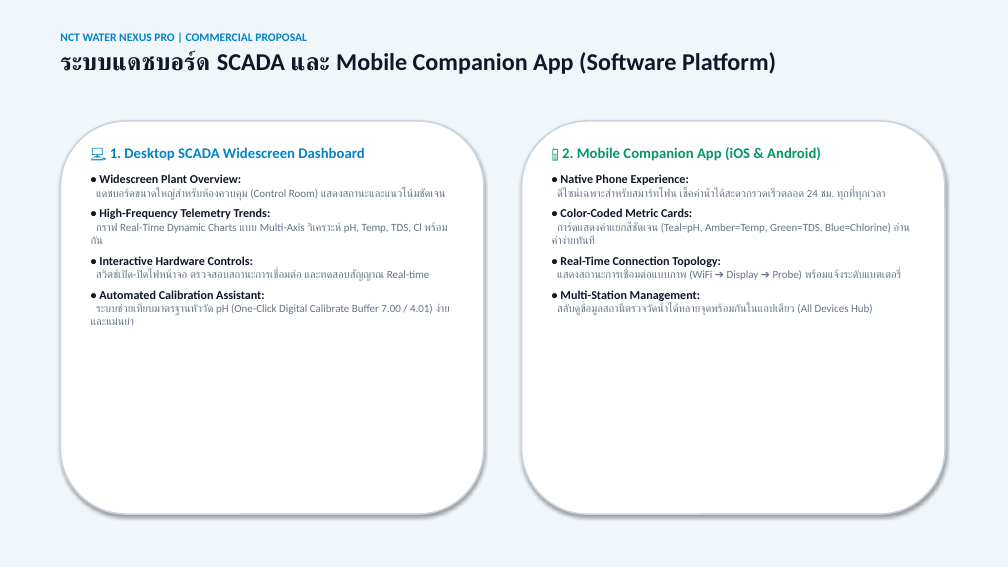
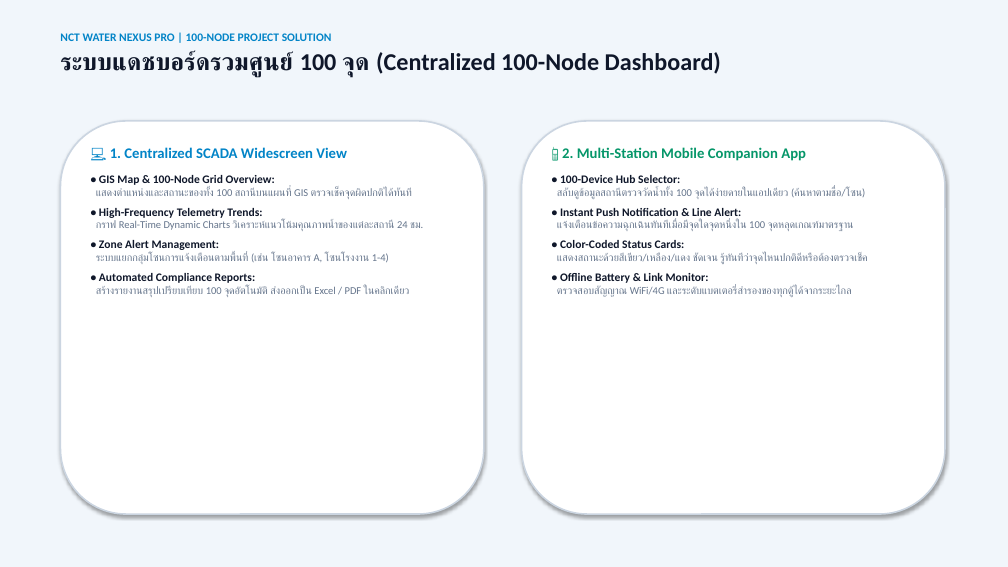
Before and after one commit to WoobWarb/nct-water-nexus, a slide deck: slide 7 of NCT_Water_Nexus_Report_and_Pricing.pptx (slide 5 before the commit). Drawn at 1008x567 pixels with LibreOffice and Linux fonts; fonts in the diff are those of the drawing. Boxes give left, top, right and bottom in pixels: in the first picture for what was removed or moved away, otherwise in the second. Text is boxed around its words. In the diff, an @@ line names an element or a change of style, - is before the commit and + after.

Commit message:
Update solution to 100-node batch package with realistic 12-13% bulk discount

```diff
--- a/NCT_Water_Nexus_Report_and_Pricing.pptx
+++ b/NCT_Water_Nexus_Report_and_Pricing.pptx
@@ text at (x1=60, y1=33, x2=721, y2=78): text changed @@
-NCT WATER NEXUS PRO | COMMERCIAL PROPOSAL
-ระบบแดชบอร์ด SCADA และ Mobile Companion App (Software Platform)
+NCT WATER NEXUS PRO | 100-NODE PROJECT SOLUTION
+ระบบแดชบอร์ดรวมศูนย์ 100 จุด (Centralized 100-Node Dashboard)
@@ text "💻 1. Centralized SCADA Widescreen ..." at (x1=96, y1=147, x2=423, y2=297): size 11.5 to 11 pt in "• High-Frequency Telemetry Trends:" @@
@@ text at (x1=96, y1=147, x2=412, y2=199): text changed; size 10.5 to 10 pt @@
-💻 1. Desktop SCADA Widescreen Dashboard
-• Widescreen Plant Overview:
-แดชบอร์ดขนาดใหญ่สำหรับห้องควบคุม (Control Room) แสดงสถานะและแนวโน้มชัดเจน
+💻 1. Centralized SCADA Widescreen View
+• GIS Map & 100-Node Grid Overview:
+แสดงตำแหน่งและสถานะของทั้ง 100 สถานีบนแผนที่ GIS ตรวจเช็คจุดผิดปกติได้ทันที
@@ text at (x1=557, y1=147, x2=867, y2=297): text changed; size 10.5 to 10 pt @@
-📱 2. Mobile Companion App (iOS & Android)
-• Native Phone Experience:
-ดีไซน์เฉพาะสำหรับสมาร์ทโฟน เช็คค่าน้ำได้สะดวกรวดเร็วตลอด 24 ชม. ทุกที่ทุกเวลา
-• Color-Coded Metric Cards:
-การ์ดแสดงค่าแยกสีชัดเจน (Teal=pH, Amber=Temp, Green=TDS, Blue=Chlorine) อ่านค่าง่ายทันที
-• Real-Time Connection Topology:
-แสดงสถานะการเชื่อมต่อแบบภาพ (WiFi ➔ Display ➔ Probe) พร้อมแจ้งระดับแบตเตอรี่
-• Multi-Station Management:
-สลับดูข้อมูลสถานีตรวจวัดน้ำได้หลายจุดพร้อมกันในแอปเดียว (All Devices Hub)
+📱 2. Multi-Station Mobile Companion App
+• 100-Device Hub Selector:
+สลับดูข้อมูลสถานีตรวจวัดน้ำทั้ง 100 จุดได้ง่ายดายในแอปเดียว (ค้นหาตามชื่อ/โซน)
+• Instant Push Notification & Line Alert:
+แจ้งเตือนข้อความฉุกเฉินทันทีเมื่อมีจุดใดจุดหนึ่งใน 100 จุดหลุดเกณฑ์มาตรฐาน
+• Color-Coded Status Cards:
+แสดงสถานะด้วยสีเขียว/เหลือง/แดง ชัดเจน รู้ทันทีว่าจุดไหนปกติดีหรือต้องตรวจเช็ค
+• Offline Battery & Link Monitor:
+ตรวจสอบสัญญาณ WiFi/4G และระดับแบตเตอรี่สำรองของทุกตู้ได้จากระยะไกล
@@ text at (x1=96, y1=220, x2=423, y2=297): text changed; size 10.5 to 10 pt @@
-กราฟ Real-Time Dynamic Charts แบบ Multi-Axis วิเคราะห์ pH, Temp, TDS, Cl พร้อมกัน
-• Interactive Hardware Controls:
-สวิตช์เปิด-ปิดไฟหน้าจอ ตรวจสอบสถานะการเชื่อมต่อ และทดสอบสัญญาณ Real-time
-• Automated Calibration Assistant:
-ระบบช่วยเทียบมาตรฐานหัววัด pH (One-Click Digital Calibrate Buffer 7.00 / 4.01) ง่ายและแม่นยำ
+กราฟ Real-Time Dynamic Charts วิเคราะห์แนวโน้มคุณภาพน้ำของแต่ละสถานี 24 ชม.
+• Zone Alert Management:
+ระบบแยกกลุ่มโซนการแจ้งเตือนตามพื้นที่ (เช่น โซนอาคาร A, โซนโรงงาน 1-4)
+• Automated Compliance Reports:
+สร้างรายงานสรุปเปรียบเทียบ 100 จุดอัตโนมัติ ส่งออกเป็น Excel / PDF ในคลิกเดียว
```
Also in this commit, not shown: 5 other slides changed, 2 slides added, 2 slides removed, 1 other file.
